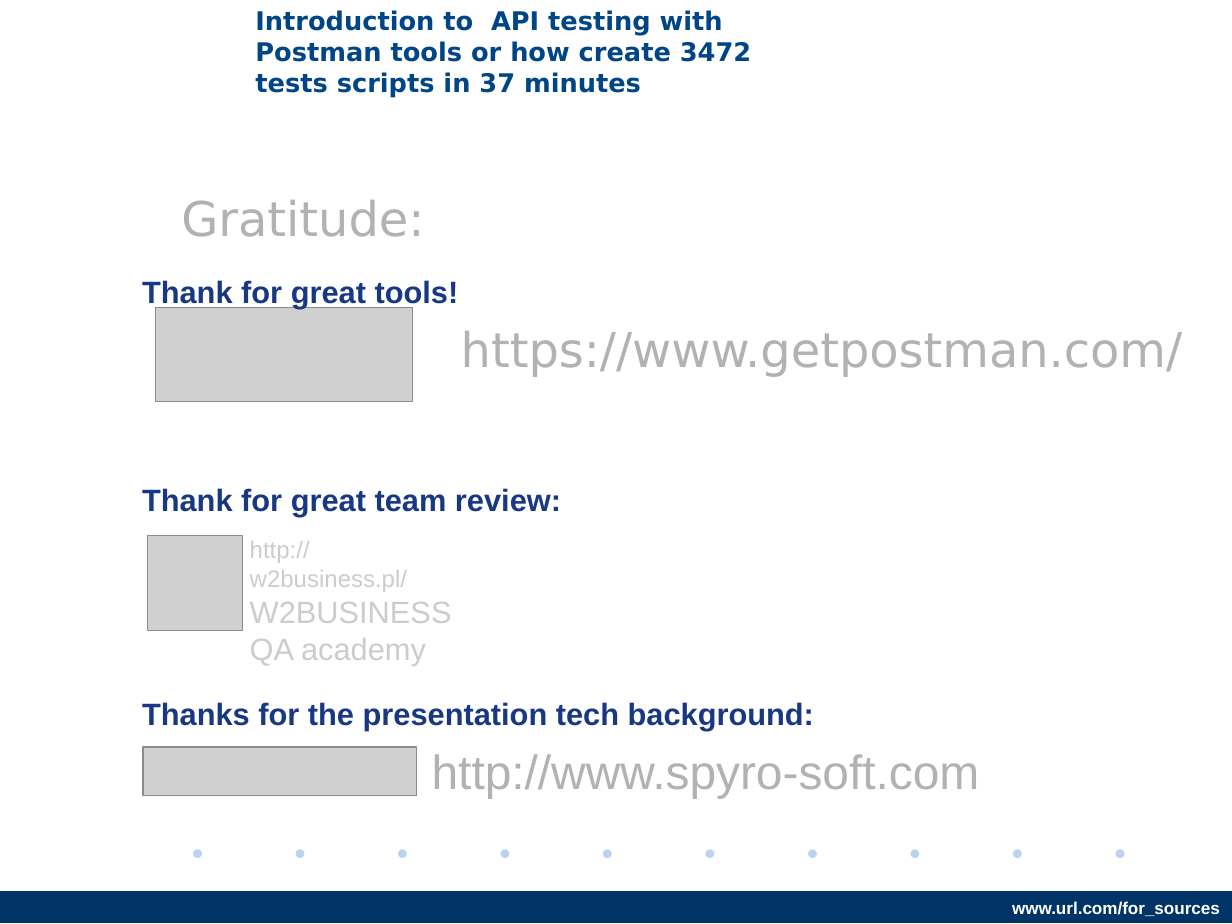
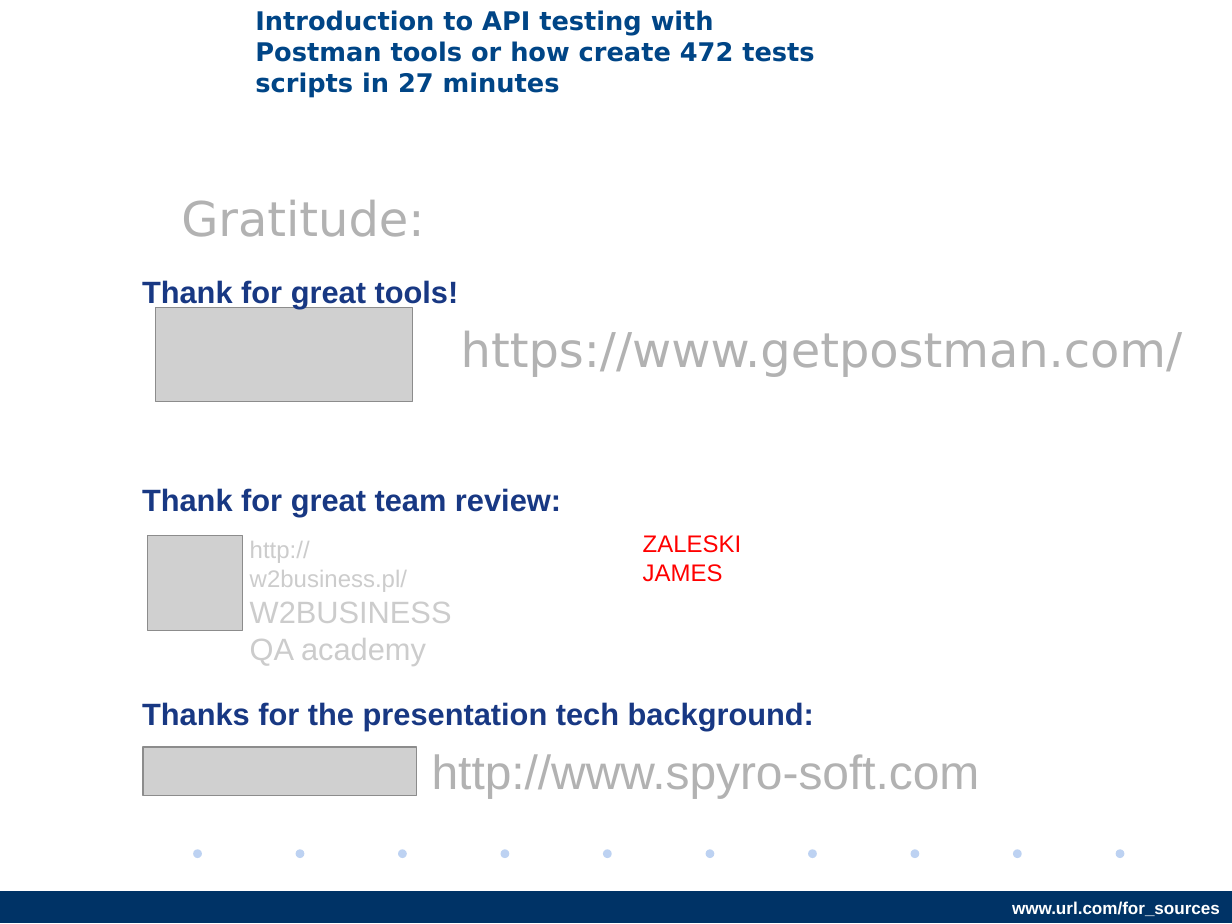
Before and after one commit to AndriiStepura/letslearnapitesting, a slide deck: slide 29 of StartTestingApiWithPostman.odp (slide 34 before the commit). Drawn at 1232x924 pixels with LibreOffice and Linux fonts; fonts in the diff are those of the drawing; grey boxes stand for pictures; background and template pictures are left out. Boxes give left, top, right and bottom in pixels: in the first picture for what was removed or moved away, otherwise in the second. Text is boxed around its words. In the diff, an @@ line names an element or a change of style, - is before the commit and + after.

Commit message:
Update presentation

```diff
--- a/StartTestingApiWithPostman.odp
+++ b/StartTestingApiWithPostman.odp
@@ text at (255,10,814,98): text changed @@
-Introduction to API testing with Postman tools or how create 3472 tests scripts in 37 minutes
+Introduction to API testing with Postman tools or how create 472 tests scripts in 27 minutes
@@ text added at (643,535,742,582), 14 pt, text #FF0000 @@
+ZALESKI
+JAMES
```
Also in this commit, not shown: 4 other slides changed, 1 slide added, 5 slides removed.
